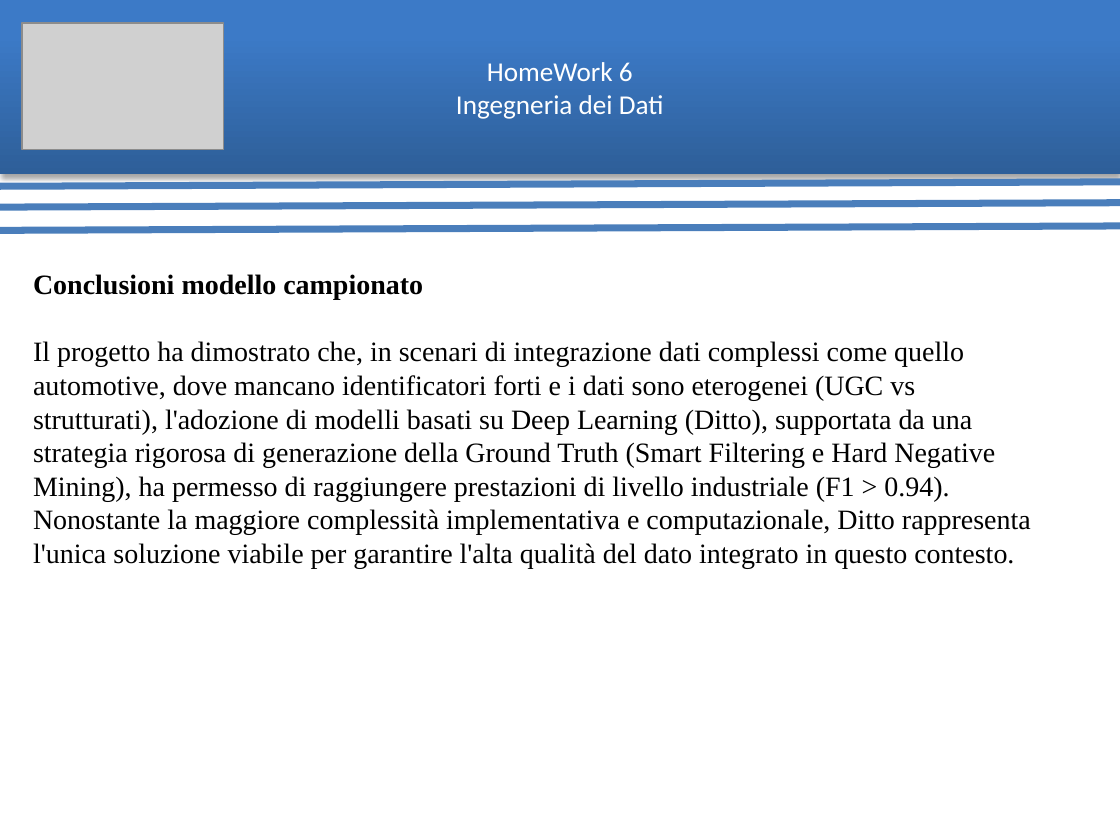
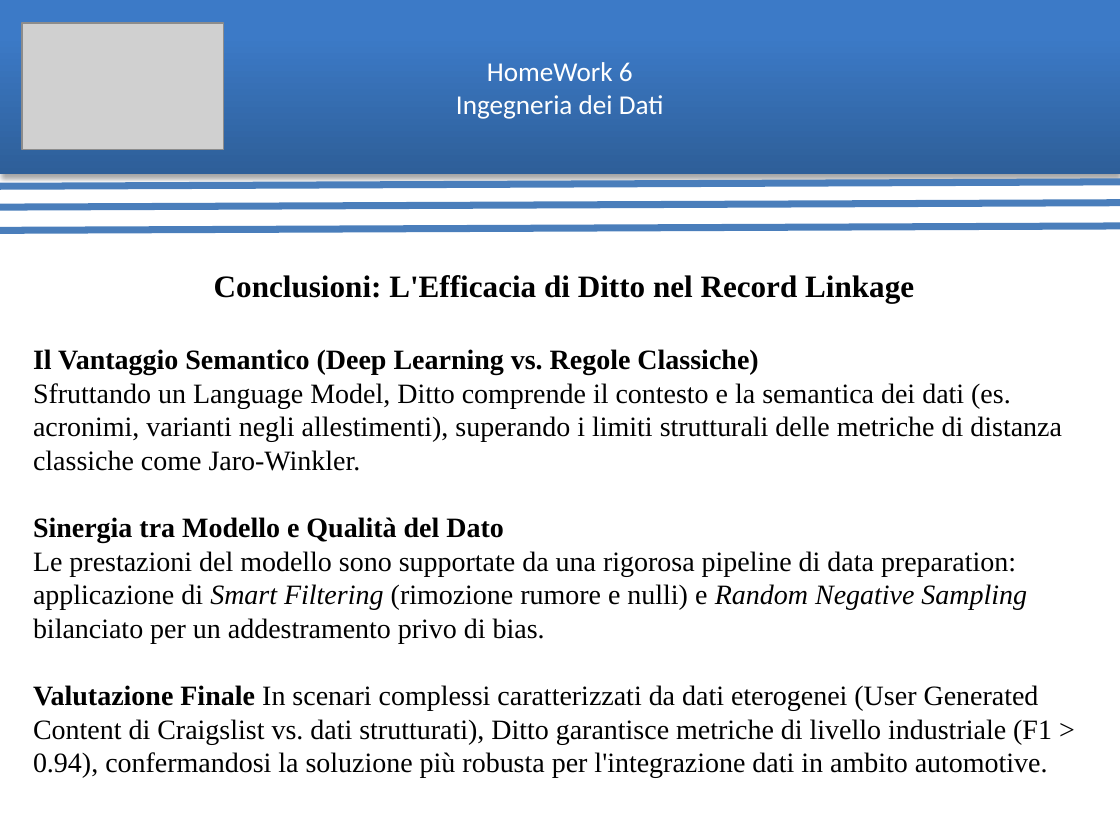
Before and after one commit to ArthexTheKing/Ingegneria-dei-Dati, a slide deck: slide 15 of Homework 6/pdf/Presentazione HomeWork 6.pptx (slide 14 before the commit). Drawn at 1120x840 pixels with LibreOffice and Linux fonts; fonts in the diff are those of the drawing; grey boxes stand for pictures. Boxes give left, top, right and bottom in pixels: in the first picture for what was removed or moved away, otherwise in the second. Text is boxed around its words. In the diff, an @@ line names an element or a change of style, - is before the commit and + after.

```diff
--- a/Homework 6/pdf/Presentazione HomeWork 6.pptx
+++ b/Homework 6/pdf/Presentazione HomeWork 6.pptx
@@ text at <box>33,275,1062,778</box>: text changed @@
-Conclusioni modello campionato
-Il progetto ha dimostrato che, in scenari di integrazione dati complessi come quello automotive, dove mancano identificatori forti e i dati sono eterogenei (UGC vs strutturati), l'adozione di modelli basati su Deep Learning (Ditto), supportata da una strategia rigorosa di generazione della Ground Truth (Smart Filtering e Hard Negative Mining), ha permesso di raggiungere prestazioni di livello industriale (F1 > 0.94). Nonostante la maggiore complessità implementativa e computazionale, Ditto rappresenta l'unica soluzione viabile per garantire l'alta qualità del dato integrato in questo contesto.
+Conclusioni: L'Efficacia di Ditto nel Record Linkage
+Il Vantaggio Semantico (Deep Learning vs. Regole Classiche)
+Sfruttando un Language Model, Ditto comprende il contesto e la semantica dei dati (es. acronimi, varianti negli allestimenti), superando i limiti strutturali delle metriche di distanza classiche come Jaro-Winkler.
+Sinergia tra Modello e Qualità del Dato
+Le prestazioni del modello sono supportate da una rigorosa pipeline di data preparation: applicazione di Smart Filtering (rimozione rumore e nulli) e Random Negative Sampling bilanciato per un addestramento privo di bias.
+Valutazione Finale In scenari complessi caratterizzati da dati eterogenei (User Generated Content di Craigslist vs. dati strutturati), Ditto garantisce metriche di livello industriale (F1 > 0.94), confermandosi la soluzione più robusta per l'integrazione dati in ambito automotive.
```
Also in this commit, not shown: 9 other slides changed, 4 slides added, 3 slides removed, 1 other file.
